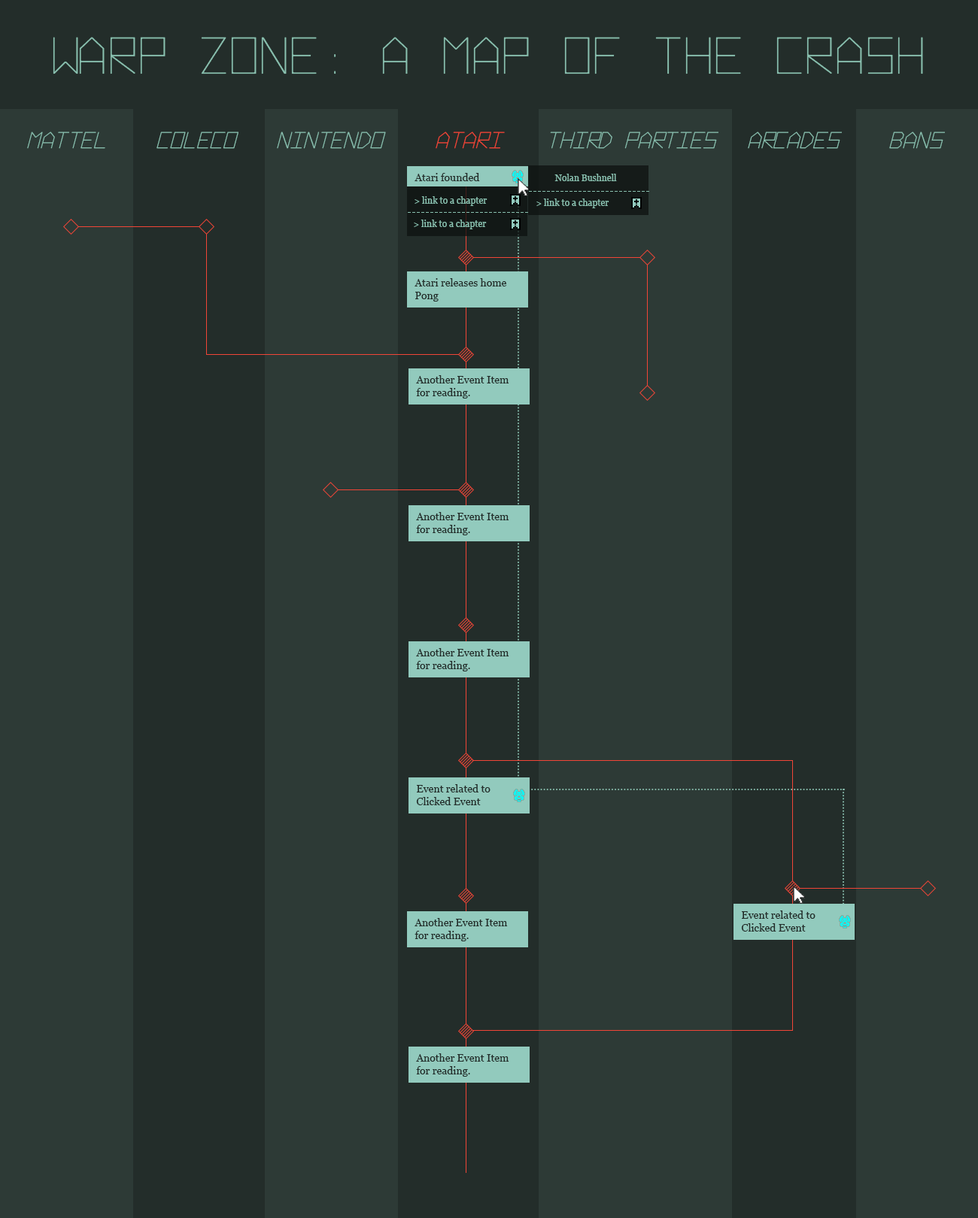
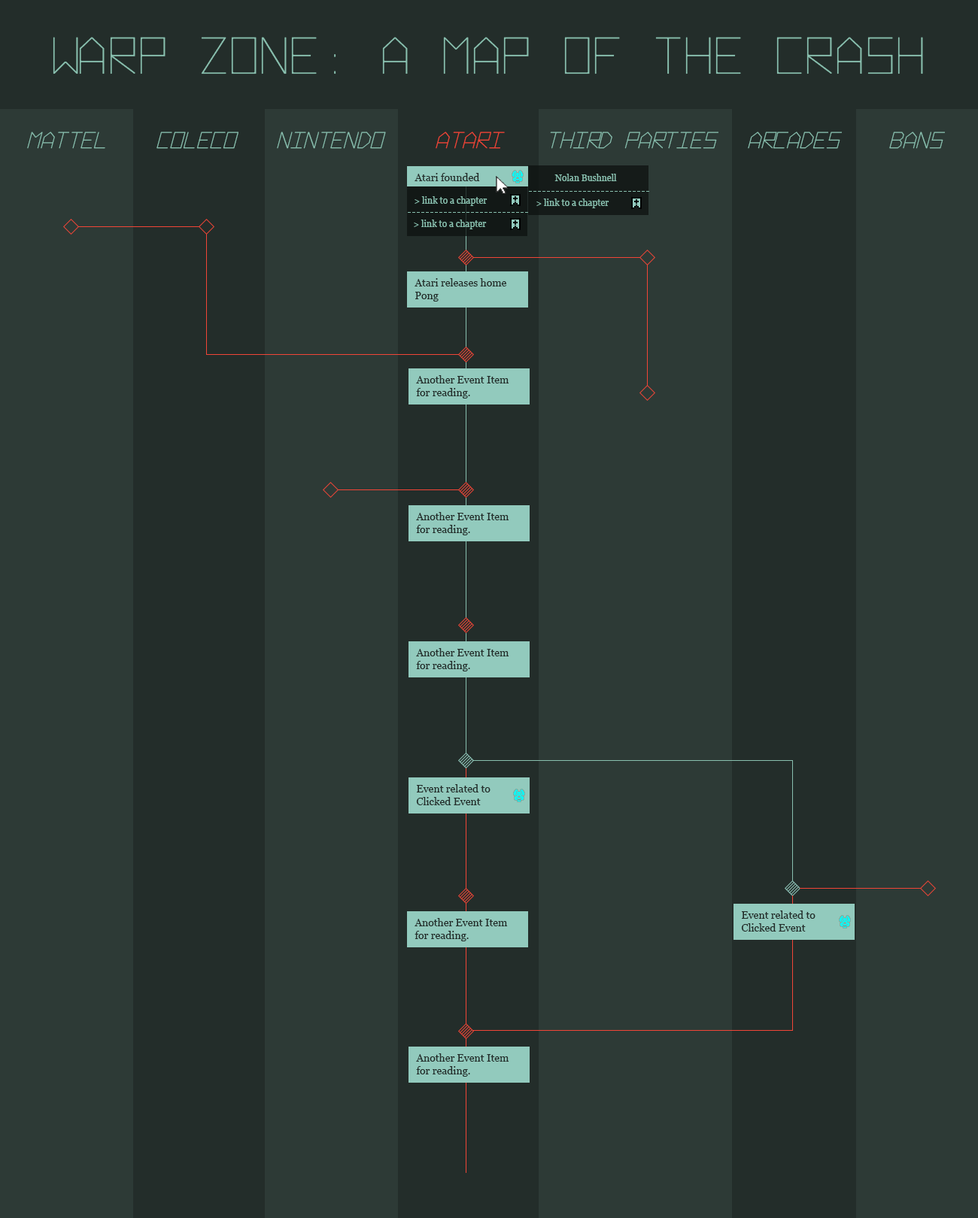
Revision of a layered w=978, h=1218 image; what changed, layer by layer:
hid "Layer 3 copy 4" over [517, 178, 530, 197]
showed "Layer 3 copy 3" over [495, 175, 508, 195]
hid "Layer 3 copy 2" over [792, 886, 805, 905]
hid "Rectangle 4 copy 12" over [784, 760, 801, 897]
showed "Rectangle 4 copy 16" over [784, 880, 801, 897]
showed "Rectangle 4 copy 15" over [458, 752, 474, 769]
showed "Rectangle 4 copy 18" over [465, 617, 467, 634]
showed "Rectangle 4 copy 17" over [465, 482, 467, 498]
showed "Rectangle 4 copy" (1st of 2, in "Line copy") over [465, 249, 467, 266]
showed "Rectangle 4" (1st of 2, in "Line copy") over [465, 346, 467, 363]
showed "Shape 3 copy 9" (1st of 2, in "Line copy") over [785, 882, 799, 896]
showed "Shape 3 copy 7" (1st of 2, in "Line copy") over [459, 754, 473, 768]
hid group "Line" (21 layers) over [458, 220, 799, 904]
